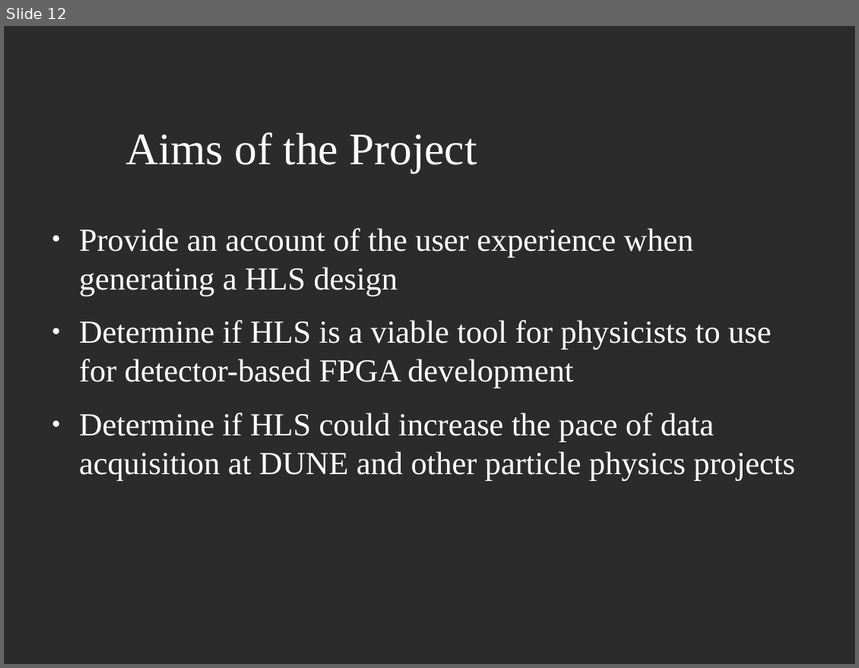
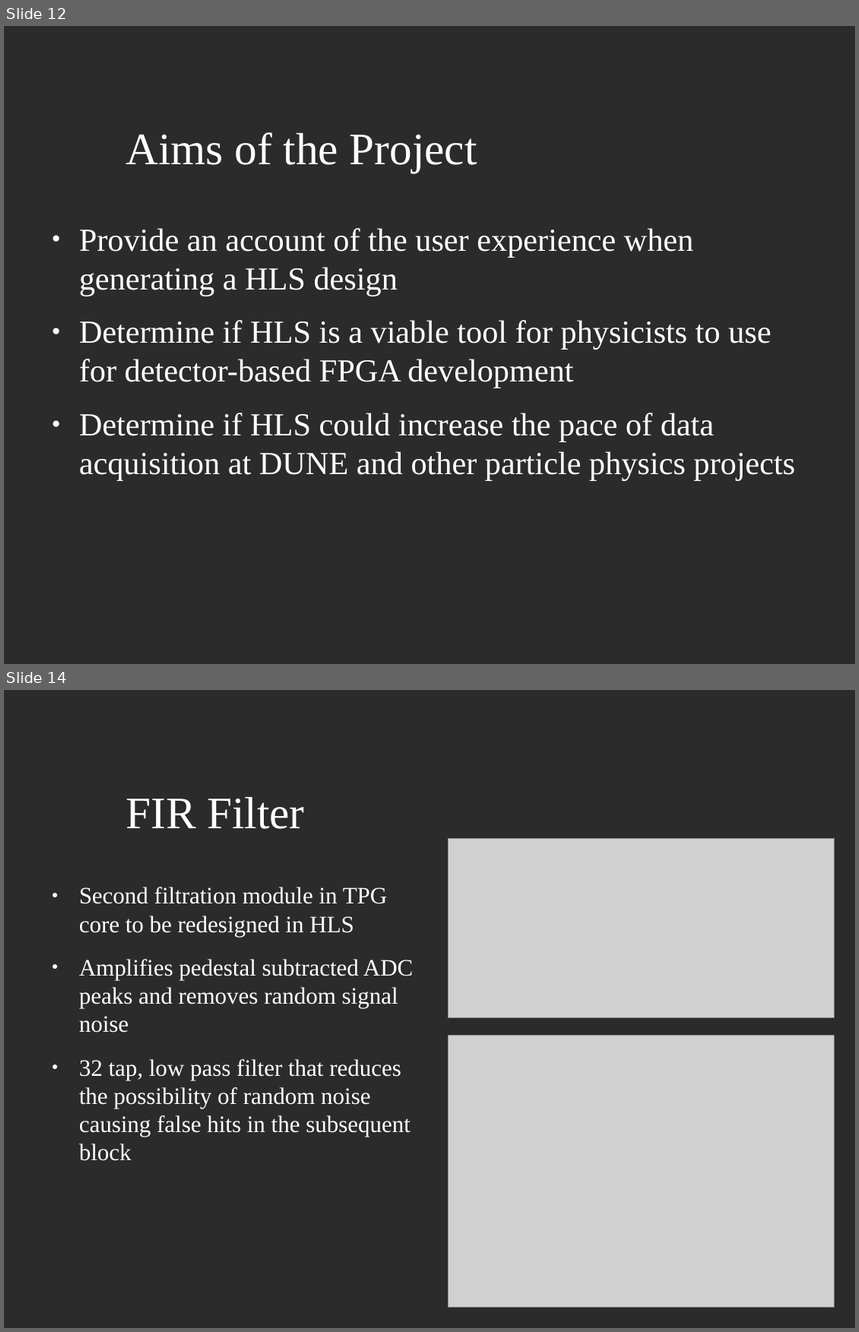
Before and after one commit to JoshCodesPhysics/dune_project, a slide deck: dune_notes/dune_pres/dune_project_pres.odp. Shown one above the other, each under a label of ours: slide 12 before the commit, slides 12 and 14 after it; the slides between them are not shown. The pictures are 859x668 and 859x1332 pixels, drawn with LibreOffice and Linux fonts; fonts in the diff are those of the drawing; grey boxes stand for pictures; background and template pictures are left out; a plain dark background stands for a picture behind light text. Boxes give left, top, right and bottom in pixels: in the first picture for what was removed or moved away, otherwise in the second. Text is boxed around its words. In the diff, an @@ line names an element or a change of style, - is before the commit and + after.

```diff
--- a/dune_notes/dune_pres/dune_project_pres.odp
+++ b/dune_notes/dune_pres/dune_project_pres.odp
@@ slide 14 added at [4, 690, 855, 1328], background picture (left out) @@
@@ title added at [126, 797, 304, 829], 42 pt, text #FFFFFF @@
+FIR Filter
@@ picture added at [448, 838, 835, 1018] @@
@@ text added at [79, 887, 413, 1161], 22 pt, text #FFFFFF @@
+● Second filtration module in TPG core to be redesigned in HLS
+● Amplifies pedestal subtracted ADC peaks and removes random signal noise
+● 32 tap, low pass filter that reduces the possibility of random noise causing false hits in the subsequent block
@@ picture added at [448, 1036, 835, 1308] @@
```
Also in this commit, not shown: 2 slides changed, 5 other slides added, 3 slides removed, 1 other file.
